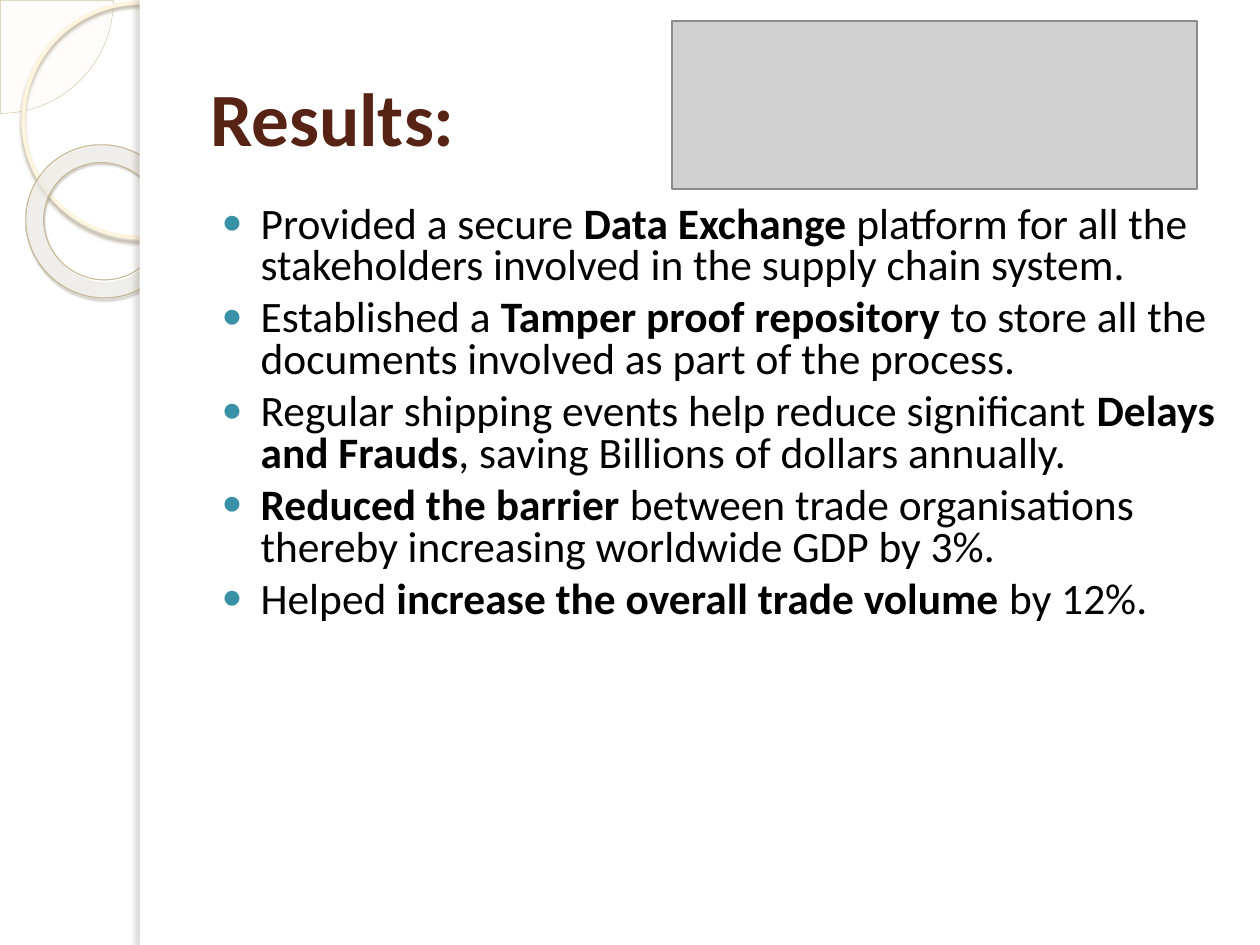
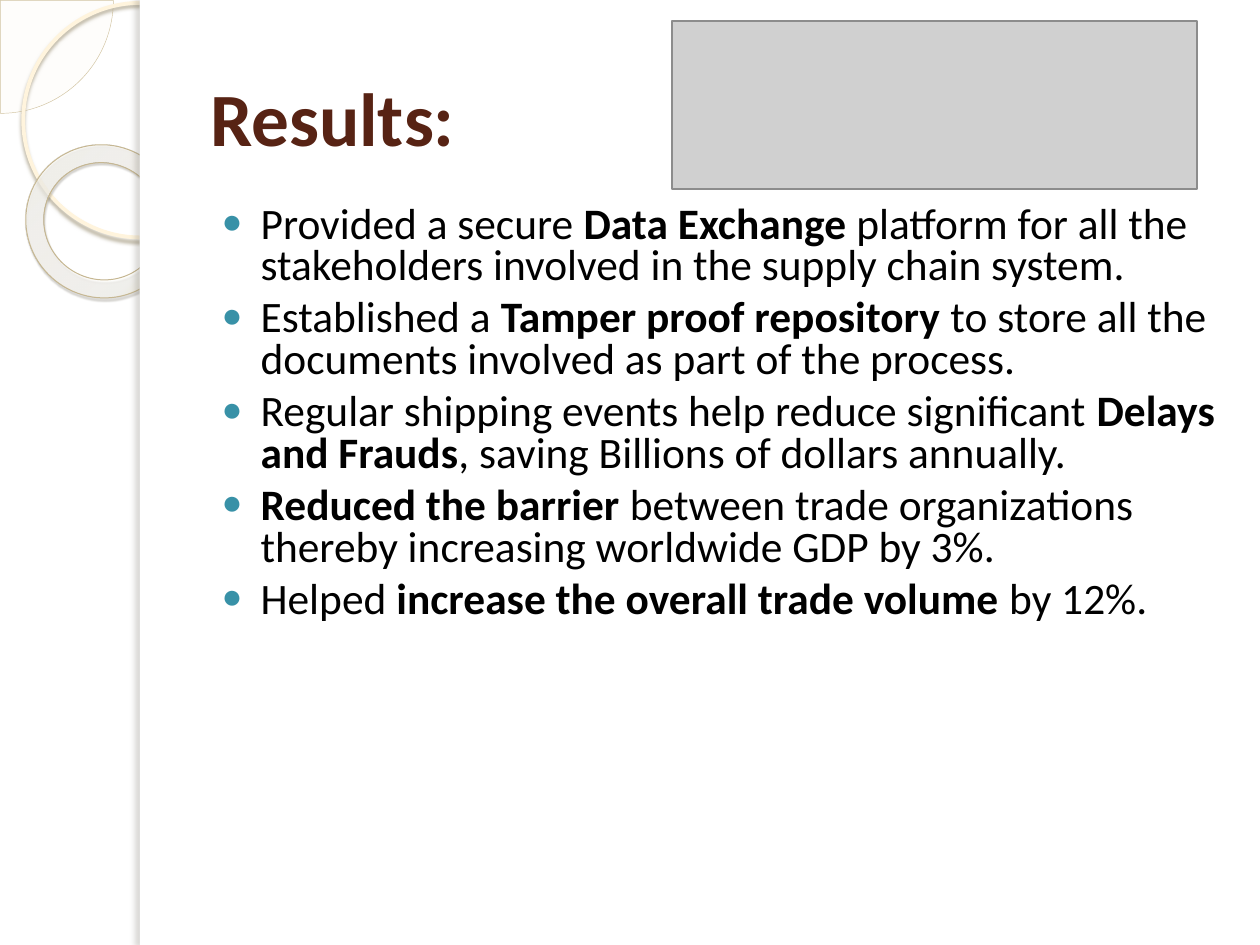
Before and after one commit to jsrgi/block-chain, a slide deck: slide 31 of blockchain.pptx (slide 27 before the commit). Drawn at 1260x945 pixels with LibreOffice and Linux fonts; fonts in the diff are those of the drawing; grey boxes stand for pictures; background and template pictures are left out. Boxes give left, top, right and bottom in pixels: in the first picture for what was removed or moved away, otherwise in the second. Text is boxed around its words. In the diff, an @@ line names an element or a change of style, - is before the commit and + after.

```diff
--- a/blockchain.pptx
+++ b/blockchain.pptx
@@ text at (261, 489, 1133, 570): text changed @@
-● Reduced the barrier between trade organisations thereby increasing worldwide GDP by 3%.
+● Reduced the barrier between trade organizations thereby increasing worldwide GDP by 3%.
```
Also in this commit, not shown: 4 other slides changed, 4 slides added.
